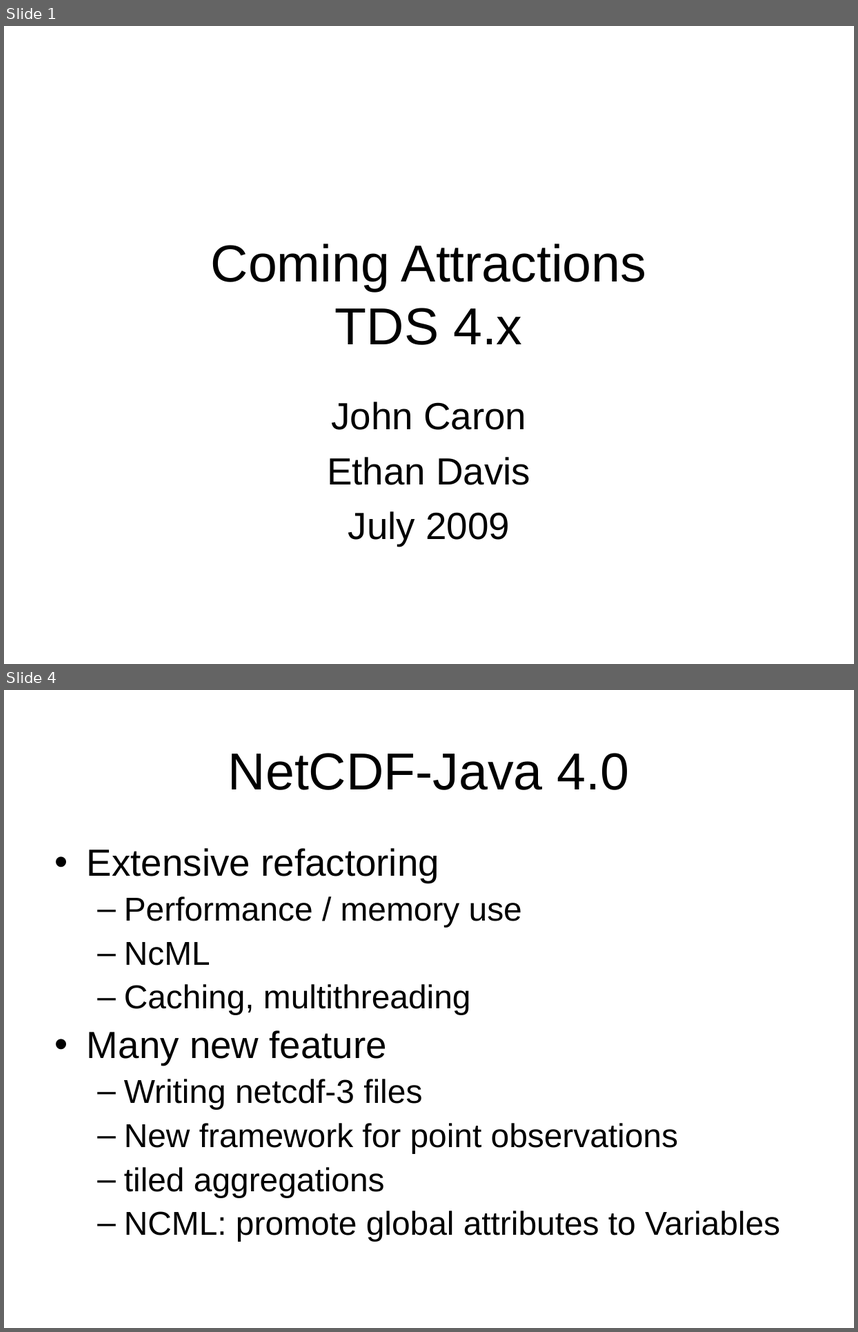
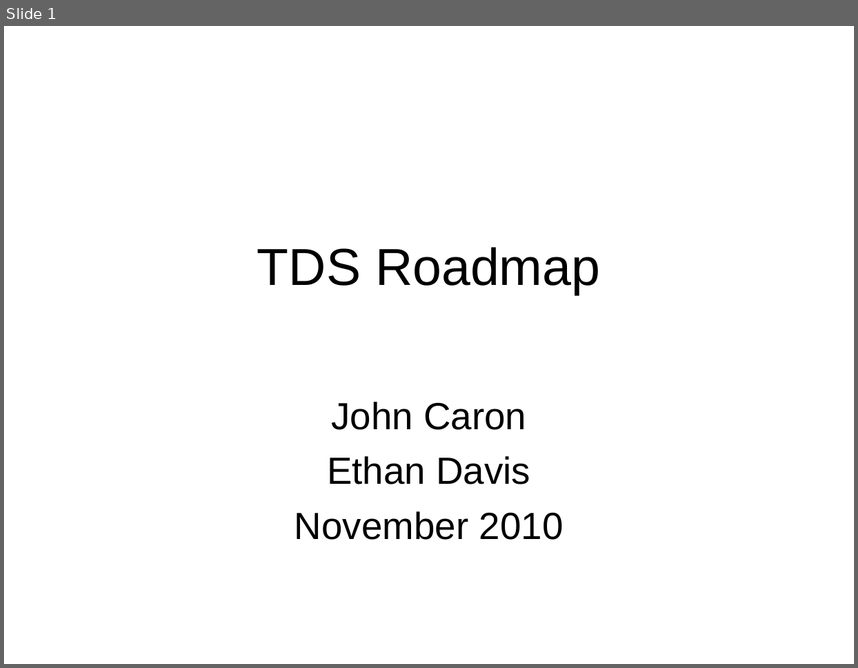
Before and after one commit to ooici-eoi/THREDDS, a slide deck: docs/web/thredds/tech/tds4.2/tutorial/TDS_Plans.ppt. Shown one above the other, each under a label of ours: slides 1 and 4 before the commit, slide 1 after it; the slides between them are not shown. The pictures are 858x1332 and 858x668 pixels, drawn with LibreOffice and Linux fonts; fonts in the diff are those of the drawing; background and template pictures are left out. Boxes give left, top, right and bottom in pixels: in the first picture for what was removed or moved away, otherwise in the second. Text is boxed around its words. In the diff, an @@ line names an element or a change of style, - is before the commit and + after.

```diff
--- a/docs/web/thredds/tech/tds4.2/tutorial/TDS_Plans.ppt
+++ b/docs/web/thredds/tech/tds4.2/tutorial/TDS_Plans.ppt
@@ slide 4 removed at bbox=[4, 690, 854, 1328], background picture (left out) @@
@@ title removed at bbox=[228, 753, 630, 790] @@
-NetCDF-Java 4.0
@@ text removed at bbox=[87, 848, 780, 1241] @@
-• Extensive refactoring
-  – Performance / memory use
-  – NcML
-  – Caching, multithreading
-• Many new feature
-  – Writing netcdf-3 files
-  – New framework for point observations
-  – tiled aggregations
-  – NCML: promote global attributes to Variables
@@ slide 1 changed as well @@
@@ title at bbox=[257, 247, 600, 294]: text changed @@
-Coming Attractions
-TDS 4.x
+TDS Roadmap
@@ subtitle at bbox=[294, 511, 564, 539]: text changed @@
-July 2009
+November 2010
```
Also in this commit, not shown: 2 other slides changed, 1 slide added, 3 other slides removed.
